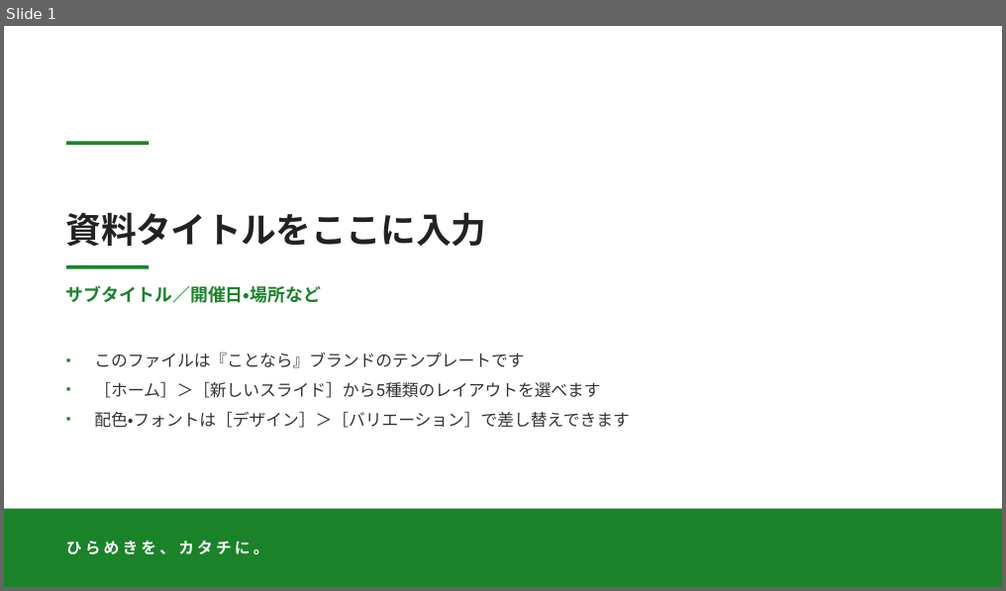
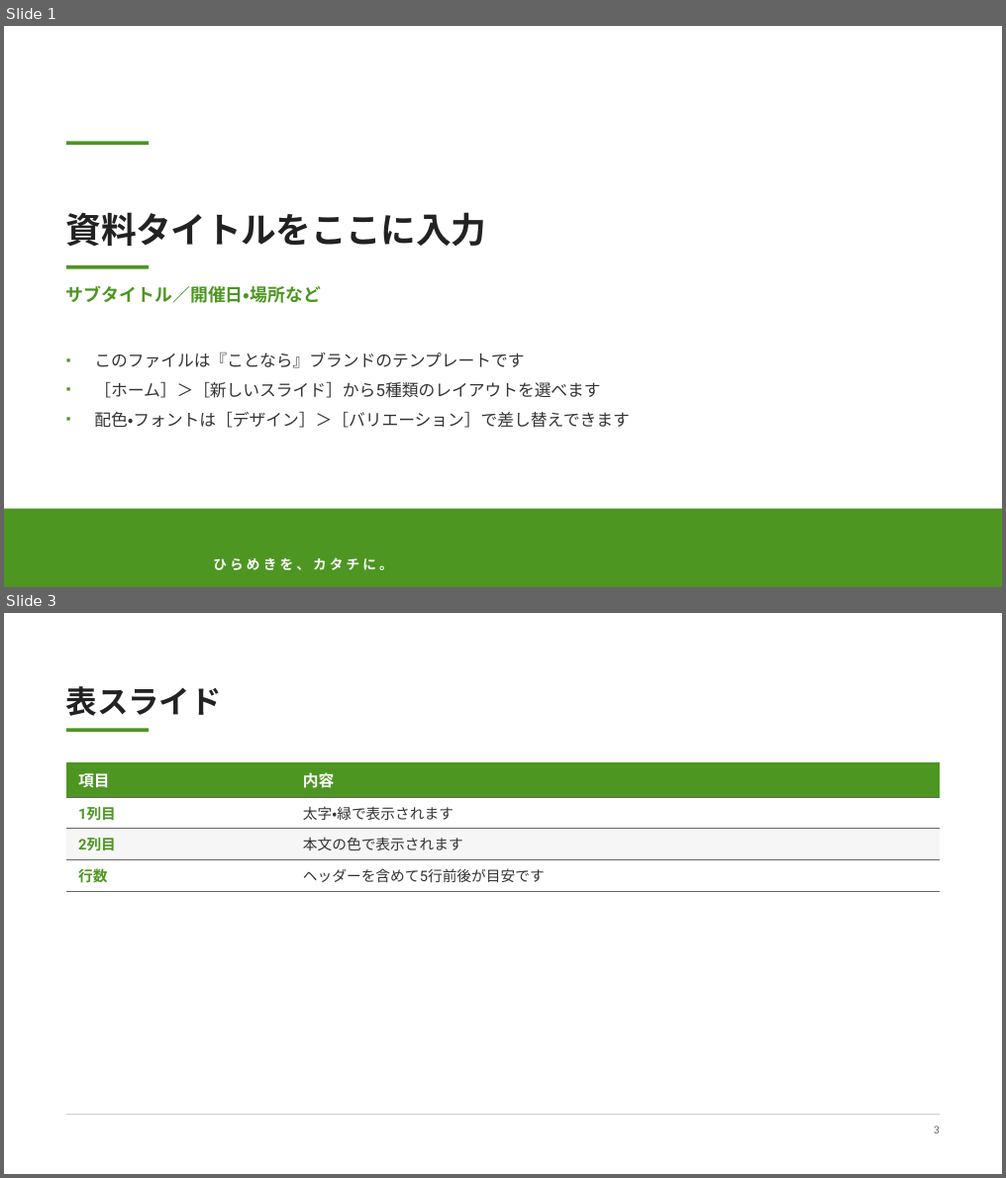
Before and after one commit to kotonara-tech/slide-template, a slide deck: kotonara-brand-template.pptx. Shown one above the other, each under a label of ours: slide 1 before the commit, slides 1 and 3 after it; the slides between them are not shown. The pictures are 1006x591 and 1006x1178 pixels, drawn with LibreOffice and Linux fonts; fonts in the diff are those of the drawing; background and template pictures are left out. Boxes give left, top, right and bottom in pixels: in the first picture for what was removed or moved away, otherwise in the second. Text is boxed around its words. In the diff, an @@ line names an element or a change of style, - is before the commit and + after.

```diff
--- a/kotonara-brand-template.pptx
+++ b/kotonara-brand-template.pptx
@@ slide 3 added at <box>4,613,1002,1174</box>, background #FFFFFF; not listed: 1 template element that a slide beside it also shows @@
@@ title added at <box>66,686,222,716</box>, 30 pt, text #222222, bold @@
+表スライド
@@ table added at <box>66,762,940,891</box>, 4 rows, 2 columns @@
+項目 | 内容
+1列目 | 太字・緑で表示されます
+2列目 | 本文の色で表示されます
+行数 | ヘッダーを含めて5行前後が目安です
@@ rectangle added at <box>66,1115,940,1115</box>, fill #666666 at 25% opacity @@
@@ rectangle added at <box>66,1115,940,1115</box>, fill #666666 at 25% opacity @@
@@ page number added at <box>934,1126,940,1134</box>, 10 pt, text #666666 @@
+3
@@ slide 1 changed as well @@
@@ rectangle at <box>66,141,149,145</box>: fill #1A832A to #4D9622 @@
@@ subtitle "サブタイトル／開催日・場所など" at <box>66,285,321,303</box>: text colour #1A832A to #4D9622 @@
@@ rectangle at <box>66,266,149,270</box>: fill #1A832A to #4D9622 @@
@@ text "このファイルは『ことなら』ブランドのテンプレートです" at <box>94,353,629,428</box>: bullet colour #1A832A to #4D9622 @@
@@ rectangle "ひらめきを、カタチに。" at <box>4,509,1002,587</box>: size 15 to 13 pt; vertical alignment middle to bottom; fill #1A832A to #4D9622 @@
```
Also in this commit, not shown: 3 other slides added, 19 other files.
